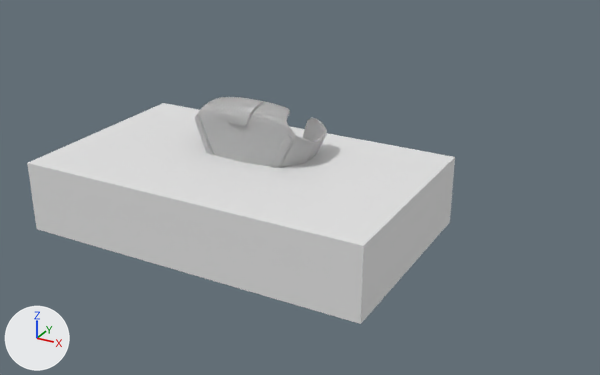
The Blender file LeatherMoldGenerator.blend as it was, and as the next commit left it.
Both versions are drawn from a camera (50 mm lens) standing at (231.0, -356.0, 189.0) and looking at (27.0, 15.0, 3.0). Lighting does not change. The marker at lower left points along +X, +Y and +Z. The older version comes first.

Names of what the first picture shows: 'Mold_Block', 'tie hood'.
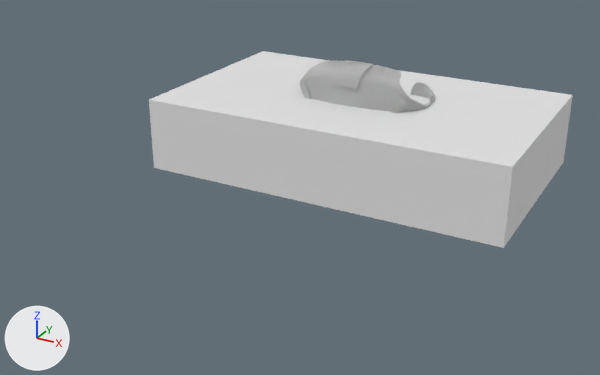
Commit message: Sprint 2.4.1 - Position mold block around mold master

Location of each change, (x1, y1, x2, y2) in pixels of the pictures (600 x 375 px):
'Mold_Block', moved: before (27, 103, 455, 324); after (149, 51, 573, 248)
'Mold_Master', moved (not visible before): after (299, 60, 435, 113)
'tie hood', unchanged, covered by the edit: before (195, 97, 327, 168)

What the commit changed:
Object 'Mold_Master' (ob_mold_master) moves from (0.0, 0.0, 0.0) to (50.0, 30.0, 20.0).
Object 'Mold_Block' (ob_mold_block) moves from (0.0, 0.0, 0.0) to (49.8, 45.2, 30.8).
